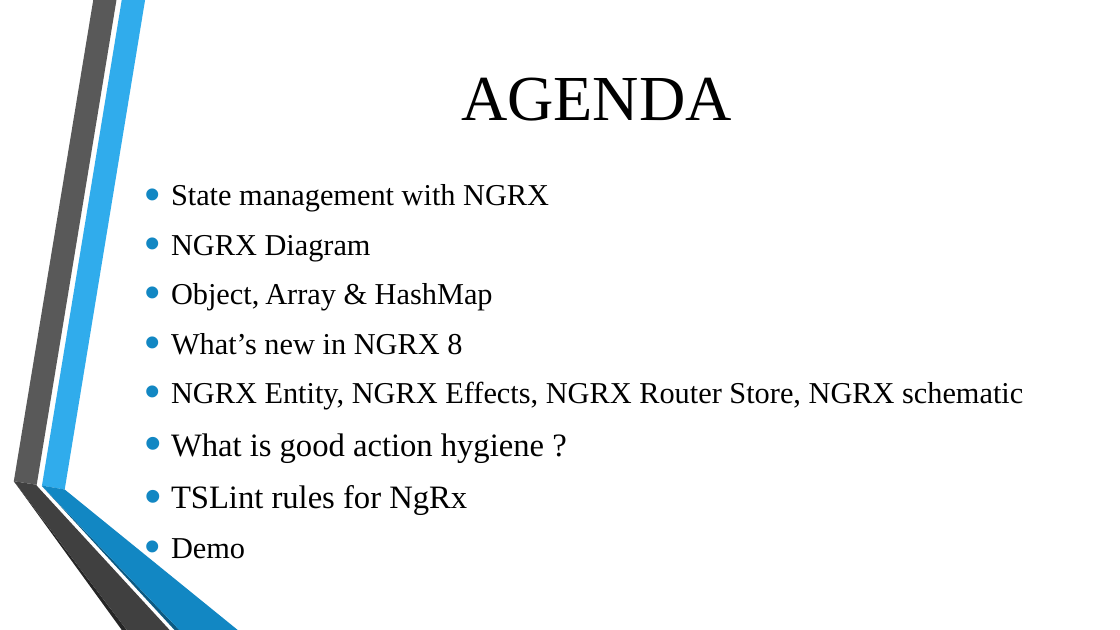
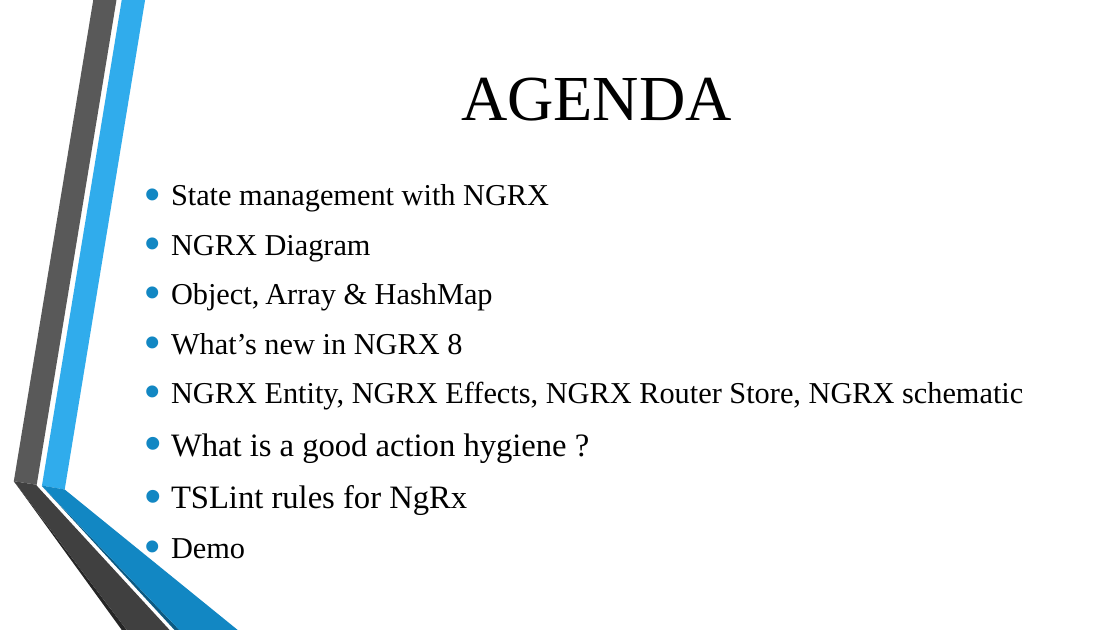
Before and after one commit to ngohungphuc/Presentation, a slide deck: slide 2 of NgRx/NGRX Part 2.pptx. Drawn at 1120x630 pixels with LibreOffice and Linux fonts; fonts in the diff are those of the drawing; background and template pictures are left out. Boxes give left, top, right and bottom in pixels: in the first picture for what was removed or moved away, otherwise in the second. Text is boxed around its words. In the diff, an @@ line names an element or a change of style, - is before the commit and + after.

```diff
--- a/NgRx/NGRX Part 2.pptx
+++ b/NgRx/NGRX Part 2.pptx
@@ text at [171,433,567,462]: text changed @@
-• What is good action hygiene ?
+• What is a good action hygiene ?
```
Also in this commit, not shown: 3 other slides changed.
